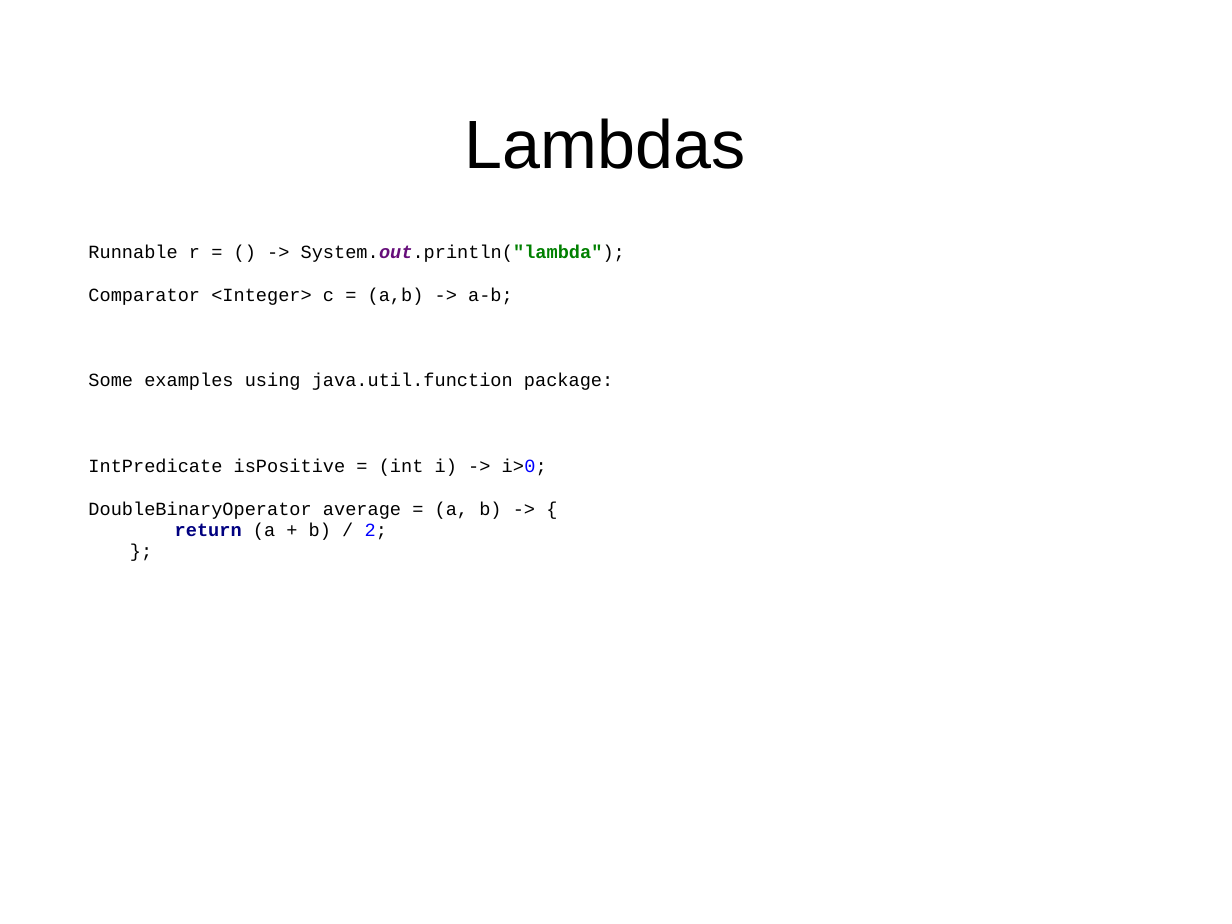
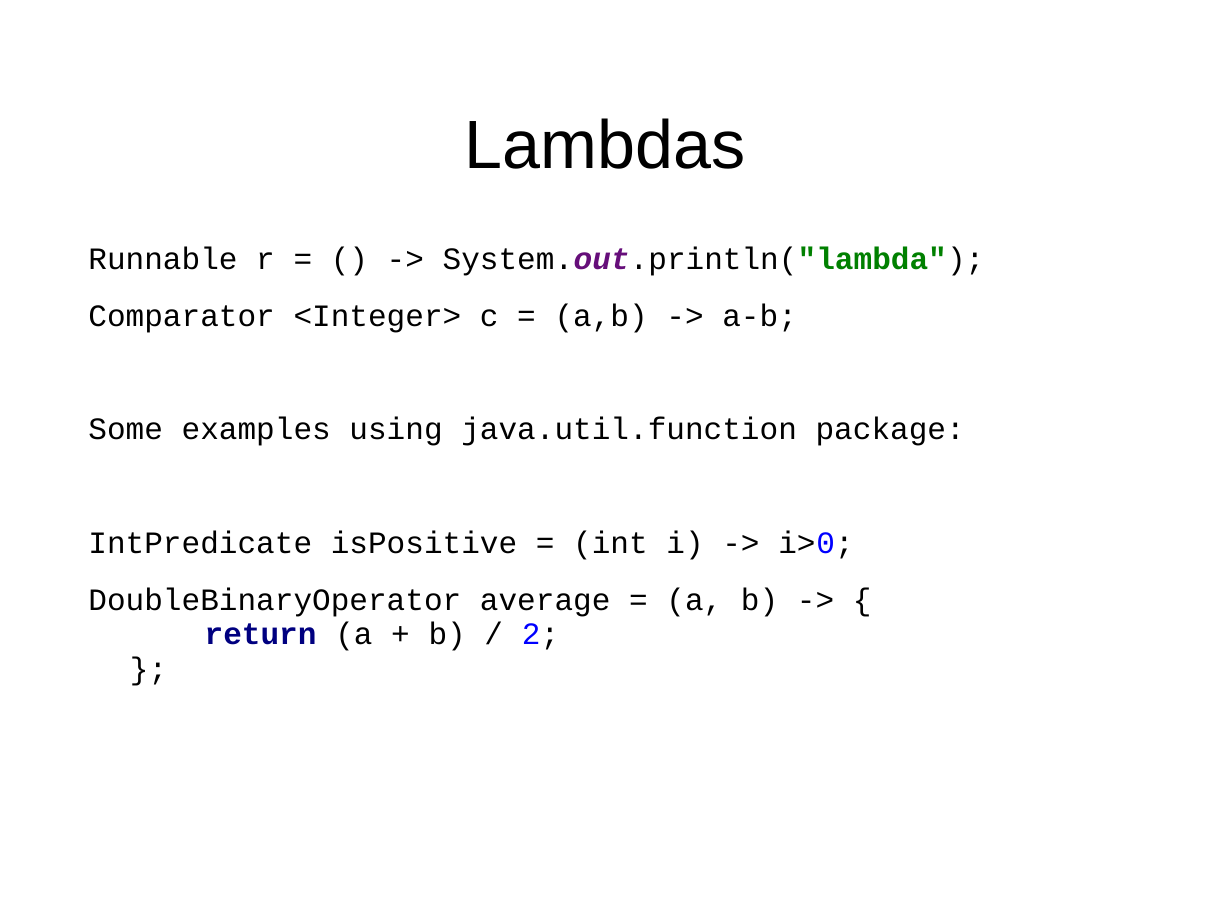
Before and after one commit to AndreySk/java8, a slide deck: slide 8 of Java8.ppt. Drawn at 1232x924 pixels with LibreOffice and Linux fonts; fonts in the diff are those of the drawing; background and template pictures are left out. Boxes give left, top, right and bottom in pixels: in the first picture for what was removed or moved away, otherwise in the second. Text is boxed around its words. In the diff, an @@ line names an element or a change of style, - is before the commit and + after.

```diff
--- a/Java8.ppt
+++ b/Java8.ppt
@@ text "Runnable r = () -> ..." at [88,247,985,651]: size 12 to 20 pt @@
```
Also in this commit, not shown: 2 other slides changed, 1 slide added, 4 other files.
